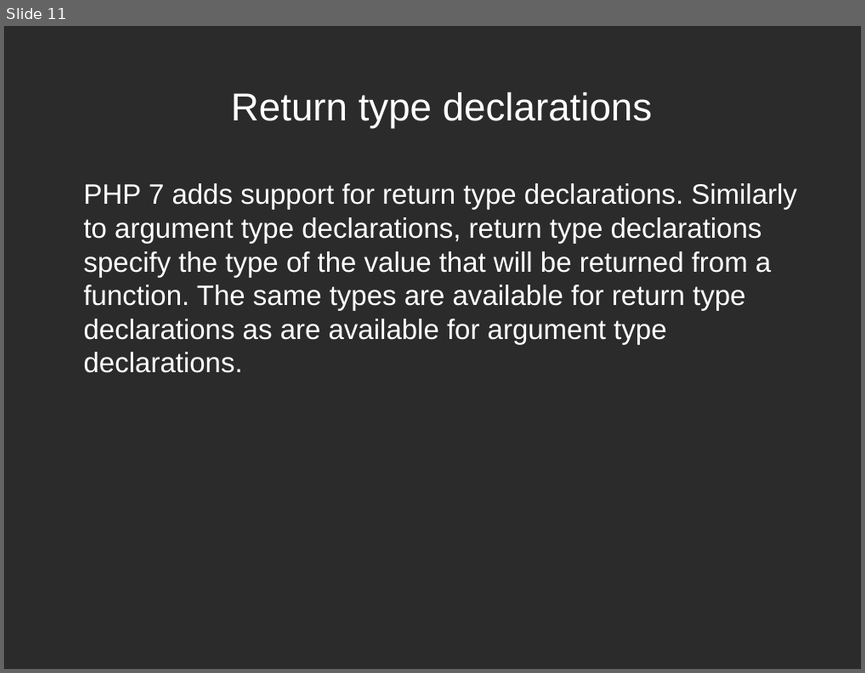
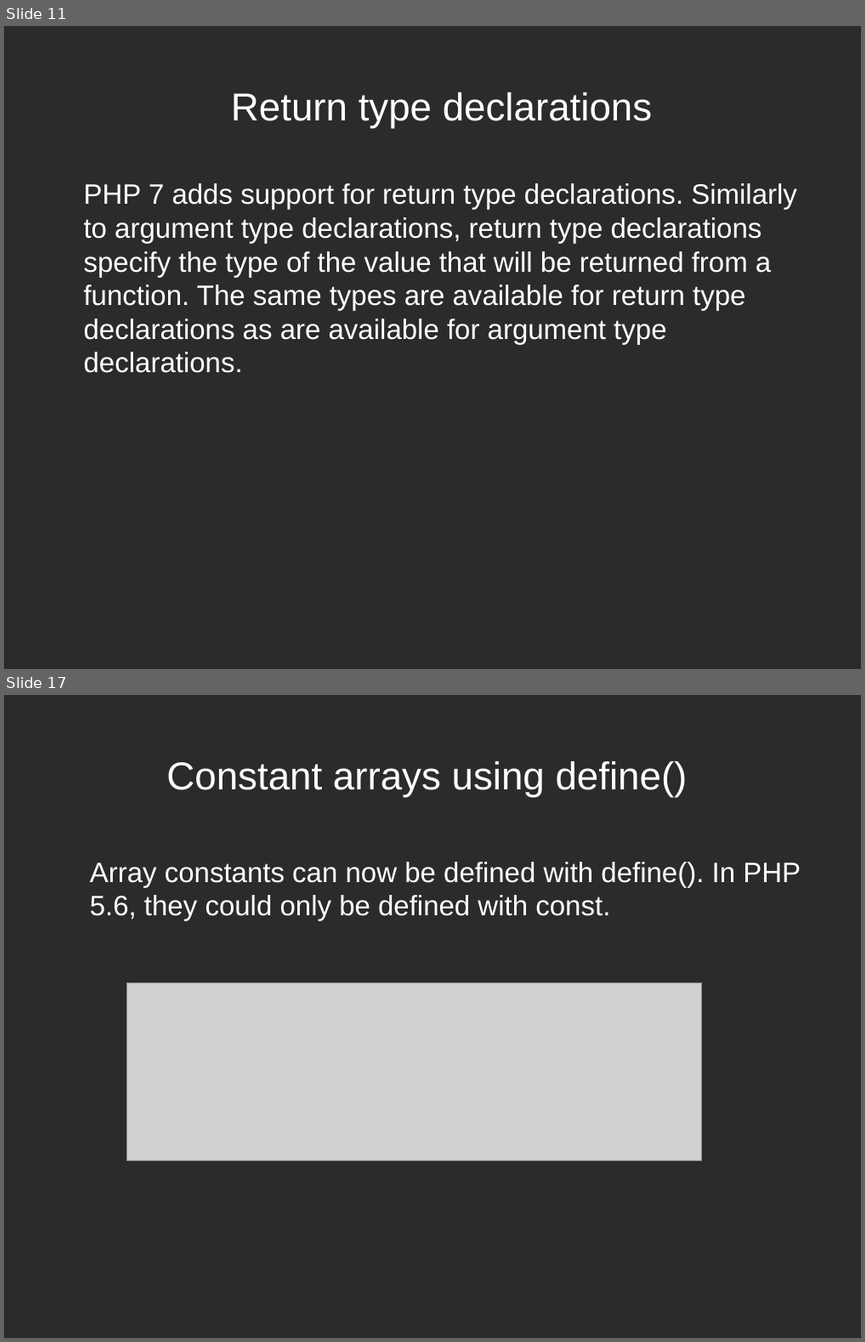
Before and after one commit to rmichal1/php7prezentacja, a slide deck: php7.odp. Shown one above the other, each under a label of ours: slide 11 before the commit, slides 11 and 17 after it; the slides between them are not shown. The pictures are 865x673 and 865x1342 pixels, drawn with LibreOffice and Linux fonts; fonts in the diff are those of the drawing; grey boxes stand for pictures; background and template pictures are left out; a plain dark background stands for a picture behind light text. Boxes give left, top, right and bottom in pixels: in the first picture for what was removed or moved away, otherwise in the second. Text is boxed around its words. In the diff, an @@ line names an element or a change of style, - is before the commit and + after.

```diff
--- a/php7.odp
+++ b/php7.odp
@@ slide 17 added at (4, 695, 861, 1338), background picture (left out) @@
@@ title added at (166, 761, 687, 797), 36 pt, text #FFFFFF @@
+Constant arrays using define()
@@ text added at (90, 862, 800, 921), 26 pt, text #FFFFFF @@
+Array constants can now be defined with define(). In PHP 5.6, they could only be defined with const.
@@ picture added at (127, 982, 702, 1161) @@
```
Also in this commit, not shown: 3 slides changed, 14 other slides added, 39 other files.
